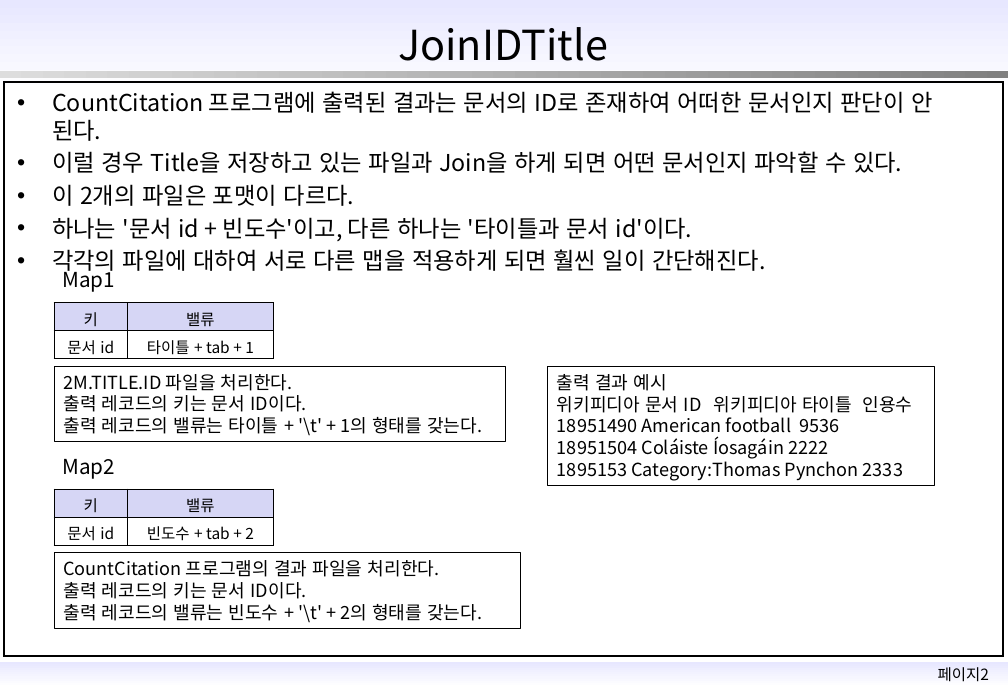
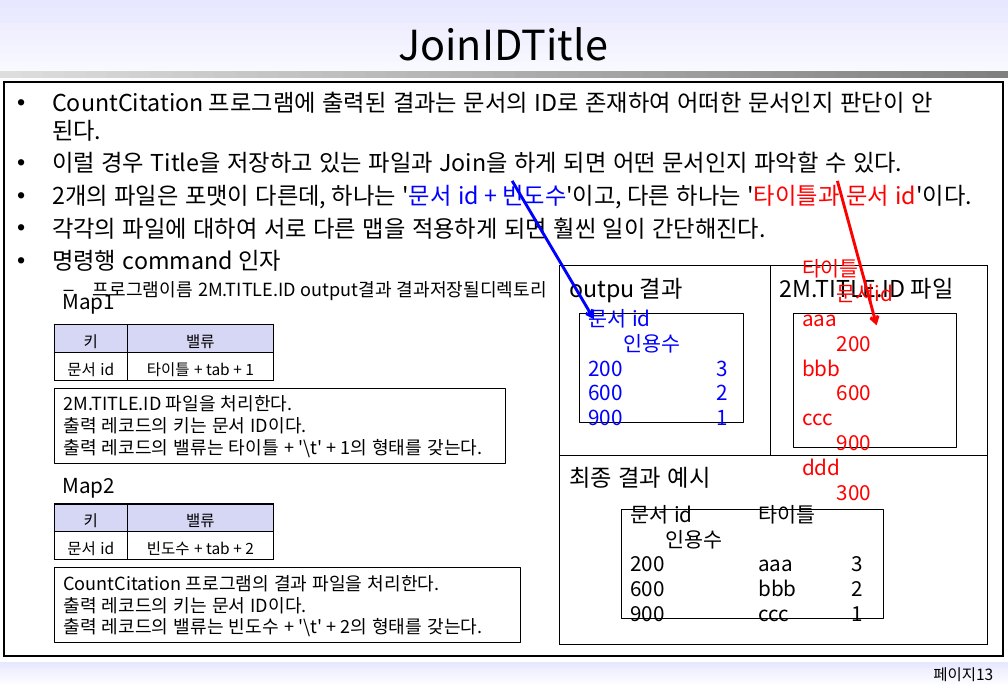
Before and after one commit to vt0311/acorn_hadoop, a slide deck: slide 13 of 맵리듀스.pptx (slide 2 before the commit). Drawn at 1008x698 pixels with LibreOffice and Linux fonts; fonts in the diff are those of the drawing; background and template pictures are left out. Boxes give left, top, right and bottom in pixels: in the first picture for what was removed or moved away, otherwise in the second. Text is boxed around its words. In the diff, an @@ line names an element or a change of style, - is before the commit and + after.

```diff
--- a/맵리듀스.pptx
+++ b/맵리듀스.pptx
@@ text at [52, 181, 972, 211]: text changed @@
-• 이 2개의 파일은 포맷이 다르다.
-• 하나는 '문서 id + 빈도수'이고, 다른 하나는 '타이틀과 문서 id'이다.
+• 2개의 파일은 포맷이 다른데, 하나는 '문서 id + 빈도수'이고, 다른 하나는 '타이틀과 문서 id'이다.
@@ arrow added from (512, 181) to (594, 319), #0000FF 2.25 pt @@
@@ arrow added from (838, 181) to (877, 326), #FF0000 2.25 pt @@
@@ text at [52, 249, 547, 301]: paragraphs added @@
+• 명령행 command 인자
+  – 프로그램이름 2M.TITLE.ID output결과 결과저장될디렉토리
@@ table added at [560, 266, 988, 645], 2 rows, 2 columns @@
+outpu 결과 | 2M.TITLE.ID 파일
+최종 결과 예시 | 
@@ table: place and size @@
-table at [54, 302, 274, 359]
+table at [54, 325, 274, 381]
@@ rectangle added at [579, 313, 743, 423], outline #000000 0.25 pt, 16 pt, text #0000FF @@
+문서 id 인용수
+200 3
+600 2
+900 1
@@ rectangle added at [793, 313, 957, 448], outline #000000 0.25 pt, 16 pt, text #FF0000 @@
+타이틀 문서id
+aaa 200
+bbb 600
+ccc 900
+ddd 300
@@ 2 texts, 1 rectangle: place and size @@
-2 texts, 1 rectangle at [54, 267, 505, 479]
+2 texts, 1 rectangle at [54, 288, 505, 498]
@@ rectangle removed at [548, 366, 935, 485] @@
-출력 결과 예시
-위키피디아 문서 ID 위키피디아 타이틀 인용수
-18951490 American football 9536
-18951504 Coláiste Íosagáin 2222
-1895153 Category:Thomas Pynchon 2333
@@ table: place and size @@
-table at [54, 490, 274, 545]
+table at [54, 504, 274, 560]
@@ rectangle added at [622, 509, 883, 619], outline #000000 0.25 pt, 16 pt, text #000000 @@
+문서 id 타이틀 인용수
+200 aaa 3
+600 bbb 2
+900 ccc 1
@@ rectangle "CountCitation 프로그램의 결과 파일을 처리한다.": place and size @@
-rectangle "CountCitation 프로그램의 결과 파일을 처리한다." at [54, 553, 520, 628]
+rectangle "CountCitation 프로그램의 결과 파일을 처리한다." at [54, 568, 520, 643]
@@ text at [933, 667, 993, 682]: text changed @@
-페이지2
+페이지13
```
Also in this commit, not shown: 1 other slide changed, 8 slides added, 1 other file.
